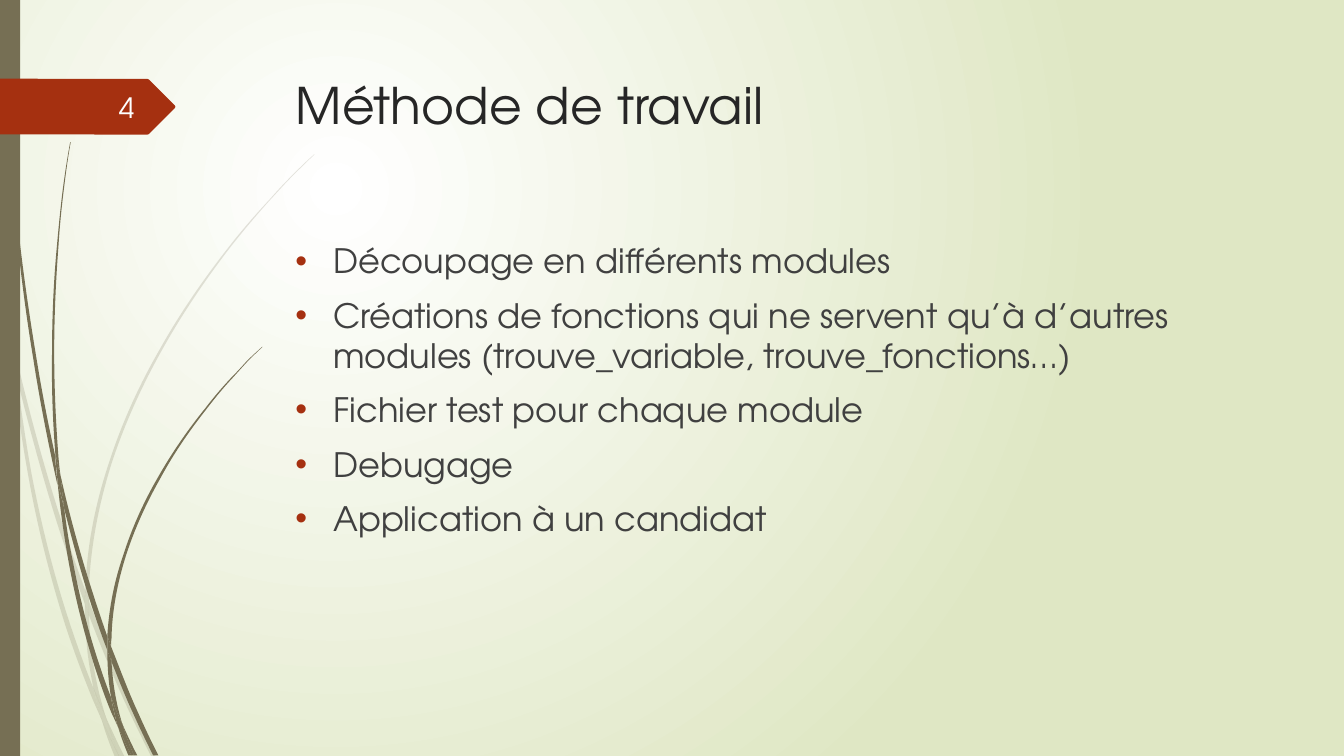
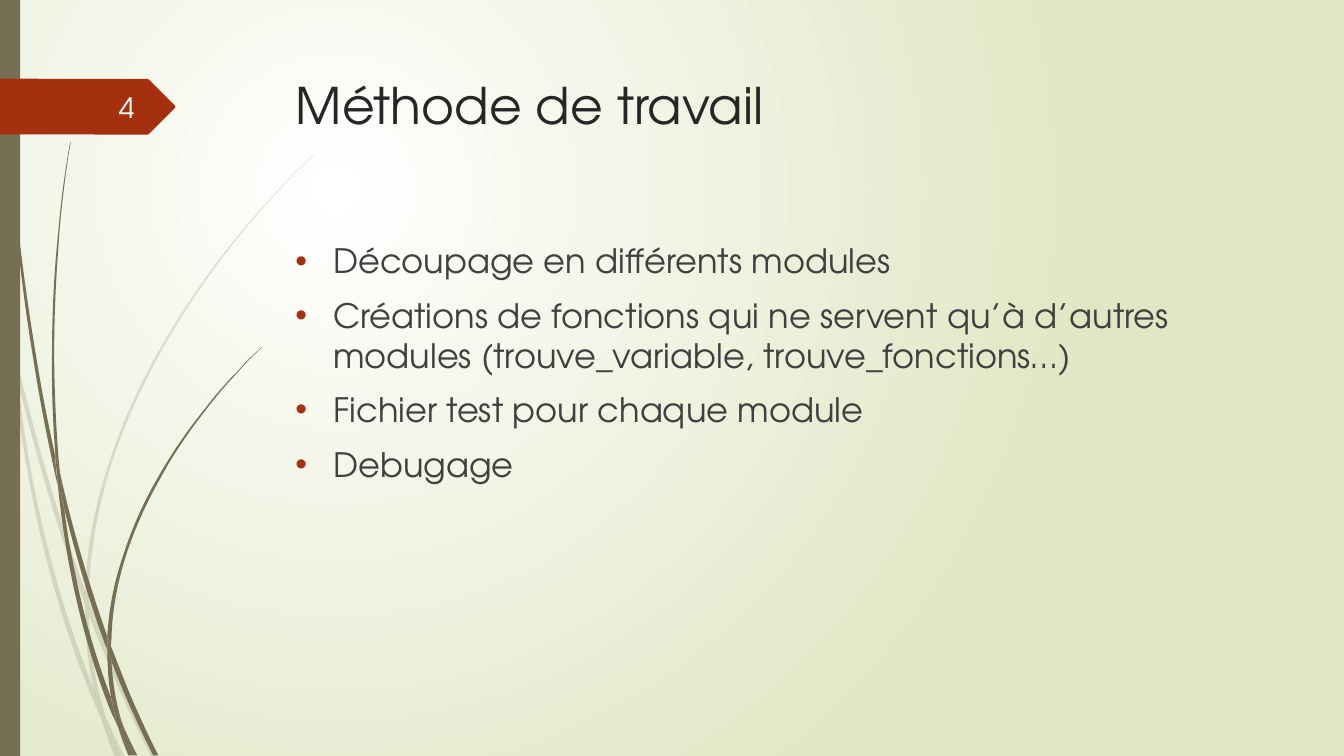
Before and after one commit to 2018grimonp/ProjetGroupe5, a slide deck: slide 4 of DoctolibGroupe51theverylastversion.pptx. Drawn at 1344x756 pixels with LibreOffice and Linux fonts; fonts in the diff are those of the drawing. Boxes give left, top, right and bottom in pixels: in the first picture for what was removed or moved away, otherwise in the second. Text is boxed around its words. In the diff, an @@ line names an element or a change of style, - is before the commit and + after.

```diff
--- a/DoctolibGroupe51theverylastversion.pptx
+++ b/DoctolibGroupe51theverylastversion.pptx
@@ text at (x1=333, y1=505, x2=766, y2=538): paragraph removed @@
-• Application à un candidat
```
Also in this commit, not shown: 1 other slide changed.
